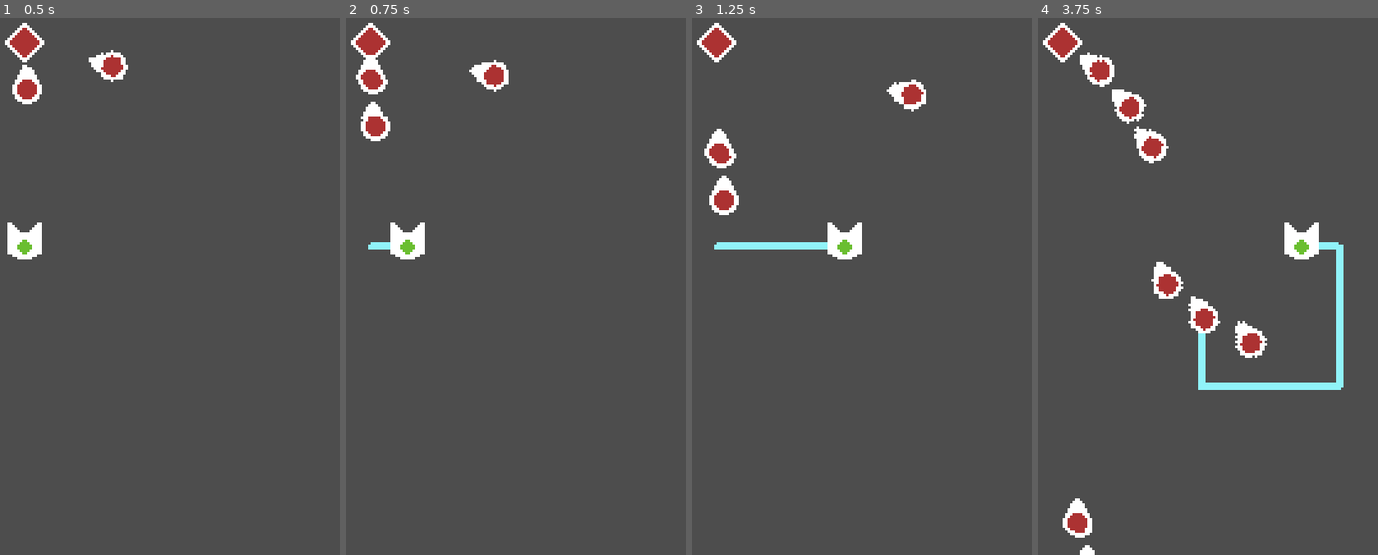
Above: before the commit, frames 1-4 (left to right).
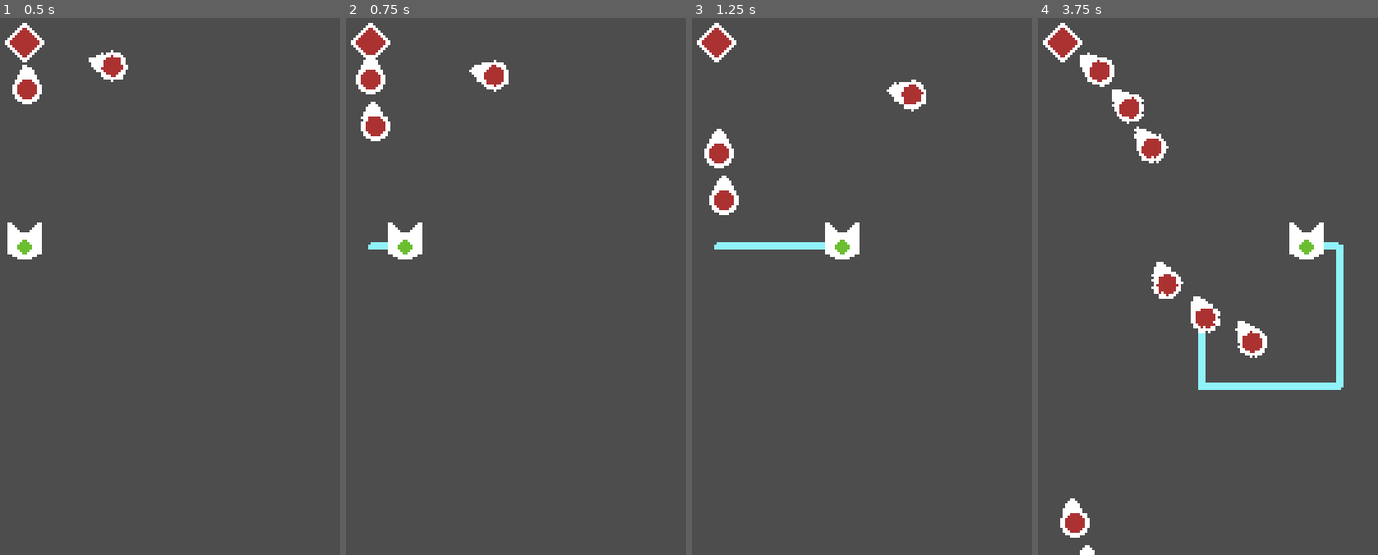
Above: after the commit, the same moments.

Repository: kennethbchen/Bullet-Wrangler-Game
Game: Godot game, scene res://Game.tscn
Same seed, same stepped clock (60 frames per second), same inputs: the game is played once before the commit and once after it.
Inputs:
- Up to frame 1 (0.5 s): no input
- Up to frame 2 (0.75 s): hold D (Right) from 0.53 s (still down); hold Space (Attack) from 0.53 s (still down)
- Up to frame 3 (1.25 s): keep holding D (Right); keep holding Space (Attack)
- Up to frame 4 (3.75 s): release D (Right) at 1.28 s; release Space (Attack) at 1.28 s; hold S (Down) 1.28-2.03 s; tap Space (Attack) at 1.35, 2.85 s; hold D (Right) 2.03-2.78 s; hold Space (Attack) 2.03-2.78 s; hold W (Up) 2.78-3.53 s; hold A (Left) from 3.53 s (still down); hold Space (Attack) from 3.53 s (still down)

Frame 1 is identical in both runs. In frame 2, 0.2% of the frame differs, in the area x 2-24%, y 11-45%; in frame 3, 0.2%; in frame 4, 0.9%, in the area x 6-85%, y 6-97%.

Commit message:
Changed player and enemy to characterbody2d for wall collision

Diff:
--- a/Game.tscn
+++ b/Game.tscn
@@ -14,8 +14,28 @@
 [ext_resource type="Script" path="res://Scripts/Enemy.gd" id="12_dhr3g"]
 [ext_resource type="Texture2D" uid="uid://3qdggpkx14la" path="res://Sprites/Enemy.png" id="12_nsuc7"]
 
-[sub_resource type="CircleShape2D" id="CircleShape2D_njttx"]
+[sub_resource type="WorldBoundaryShape2D" id="WorldBoundaryShape2D_7uytu"]
+
+[sub_resource type="WorldBoundaryShape2D" id="WorldBoundaryShape2D_mlu26"]
+normal = Vector2(-1, 0)
+
+[sub_resource type="WorldBoundaryShape2D" id="WorldBoundaryShape2D_rexeu"]
+normal = Vector2(1, 0)
+
+[sub_resource type="WorldBoundaryShape2D" id="WorldBoundaryShape2D_y8ugp"]
+normal = Vector2(0, 1)
+
+[sub_resource type="RectangleShape2D" id="RectangleShape2D_eq0el"]
+size = Vector2(16, 16)
+
+[sub_resource type="CircleShape2D" id="CircleShape2D_puqmc"]
 radius = 3.0
+
+[sub_resource type="CircleShape2D" id="CircleShape2D_bfl4m"]
+radius = 8.0
+
+[sub_resource type="CircleShape2D" id="CircleShape2D_hhbvq"]
+radius = 7.0
 
 [sub_resource type="Resource" id="Resource_s47om"]
 script = ExtResource("10_ysd5r")
@@ -31,14 +51,45 @@
 spawn_cycles = 3
 step_cycles = 1
 
-[sub_resource type="CircleShape2D" id="CircleShape2D_hhbvq"]
-radius = 7.0
-
 [node name="Game" type="Node2D"]
 
-[node name="Player" type="Area2D" parent="."]
+[node name="GameWalls" type="StaticBody2D" parent="."]
+collision_layer = 4
+collision_mask = 0
+
+[node name="1" type="CollisionShape2D" parent="GameWalls"]
+position = Vector2(128, 256)
+shape = SubResource("WorldBoundaryShape2D_7uytu")
+
+[node name="2" type="CollisionShape2D" parent="GameWalls"]
+position = Vector2(256, 128)
+shape = SubResource("WorldBoundaryShape2D_mlu26")
+
+[node name="3" type="CollisionShape2D" parent="GameWalls"]
+position = Vector2(0, 128)
+shape = SubResource("WorldBoundaryShape2D_rexeu")
+
+[node name="4" type="CollisionShape2D" parent="GameWalls"]
+position = Vector2(128, 0)
+shape = SubResource("WorldBoundaryShape2D_y8ugp")
+
+[node name="Player" type="CharacterBody2D" parent="."]
 position = Vector2(128, 128)
+collision_layer = 0
+collision_mask = 4
 script = ExtResource("1_wwex1")
+
+[node name="Bounds" type="CollisionShape2D" parent="Player"]
+shape = SubResource("RectangleShape2D_eq0el")
+
+[node name="Hurtbox" type="Area2D" parent="Player"]
+collision_layer = 0
+collision_mask = 3
+metadata/Area2DType = "Hurtbox"
+
+[node name="HurtboxShape" type="CollisionShape2D" parent="Player/Hurtbox"]
+position = Vector2(0, 3)
+shape = SubResource("CircleShape2D_puqmc")
 
 [node name="HealthSystem" parent="Player" instance=ExtResource("2_1fmnw")]
 
@@ -68,14 +119,20 @@
 position = Vector2(0, 3)
 texture = ExtResource("4_7p6tv")
 
-[node name="Hurtbox" type="CollisionShape2D" parent="Player"]
-position = Vector2(0, 3)
-shape = SubResource("CircleShape2D_njttx")
-
-[node name="Enemy" type="Area2D" parent="." node_paths=PackedStringArray("target_node")]
+[node name="Enemy" type="CharacterBody2D" parent="." node_paths=PackedStringArray("target_node")]
 position = Vector2(128, 48)
 script = ExtResource("12_dhr3g")
 target_node = NodePath("../Player")
+
+[node name="Bounds" type="CollisionShape2D" parent="Enemy"]
+shape = SubResource("CircleShape2D_bfl4m")
+
+[node name="Hurtbox" type="Area2D" parent="Enemy"]
+collision_layer = 0
+collision_mask = 2
+
+[node name="HurtboxShape" type="CollisionShape2D" parent="Enemy/Hurtbox"]
+shape = SubResource("CircleShape2D_hhbvq")
 
 [node name="HealthSystem" parent="Enemy" instance=ExtResource("2_1fmnw")]
 max_health = 6
@@ -97,10 +154,9 @@
 [node name="Sprite" type="Sprite2D" parent="Enemy"]
 texture = ExtResource("12_nsuc7")
 
-[node name="Hurtbox" type="CollisionShape2D" parent="Enemy"]
-shape = SubResource("CircleShape2D_hhbvq")
-
-[connection signal="area_entered" from="Player" to="Player" method="_on_area_entered"]
+[connection signal="area_entered" from="Player/Hurtbox" to="Player" method="_on_hurtbox_area_entered"]
+[connection signal="body_entered" from="Player/Hurtbox" to="Player" method="_on_hurtbox_body_entered"]
 [connection signal="health_zeroed" from="Player/HealthSystem" to="Player" method="_on_health_zeroed"]
 [connection signal="loop_created" from="Player/AttackSystem/LineDrawer" to="Player/AttackSystem" method="_on_loop_created"]
+[connection signal="area_entered" from="Enemy/Hurtbox" to="Enemy" method="_on_hurtbox_area_entered"]
 [connection signal="health_zeroed" from="Enemy/HealthSystem" to="Enemy" method="_on_health_zeroed"]
--- a/Projectile.tscn
+++ b/Projectile.tscn
@@ -16,5 +16,3 @@
 
 [node name="CollisionShape2D" type="CollisionShape2D" parent="."]
 shape = SubResource("CircleShape2D_xthn4")
-
-[connection signal="area_entered" from="." to="." method="_on_area_entered"]
--- a/Scripts/Enemy.gd
+++ b/Scripts/Enemy.gd
@@ -1,4 +1,4 @@
-extends Area2D
+extends CharacterBody2D
 
 class_name Enemy
 
@@ -14,11 +14,18 @@
 func _process(delta):
 	pass
 
-func _on_area_entered(area : Area2D):
-	pass
-
 func take_damage(damage: int):
 	health_system.change_health(-abs(damage))
 
 func _on_health_zeroed():
 	queue_free()
+
+func _on_hurtbox_area_entered(area: Area2D):
+
+	if area is Projectile:
+
+		var proj = area as Projectile
+
+		if proj.can_damage(self):
+			take_damage(1)
+			proj.queue_free()
--- a/Scripts/Player.gd
+++ b/Scripts/Player.gd
@@ -1,4 +1,4 @@
-extends Area2D
+extends CharacterBody2D
 
 @export var speed: float = 75
 
@@ -33,15 +33,28 @@
 	if Input.is_action_pressed("Attack"):
 		attack_system.try_attack()
 
-	position += input_dir * speed * delta
+func _physics_process(delta):
 
-func _on_area_entered(area : Area2D):
-	if area is Enemy:
-		take_damage(-1)
+	velocity = input_dir * speed
+	move_and_slide()
 
 func take_damage(damage: int):
-	print("ow")
 	health_system.change_health(-abs(damage))
 
 func _on_health_zeroed():
 	print("ded")
+
+func _on_hurtbox_area_entered(area: Area2D):
+
+	if area is Projectile:
+
+		var proj = area as Projectile
+
+		if proj.can_damage(self):
+			take_damage(1)
+			proj.queue_free()
+
+func _on_hurtbox_body_entered(body: Node2D):
+
+	if body is Enemy:
+		take_damage(1)
--- a/Scripts/Projectile.gd
+++ b/Scripts/Projectile.gd
@@ -57,11 +57,5 @@
 		speed = speed + 80
 		)
 
-func _on_area_entered(area: Area2D):
-
-	if area == current_owner:
-		return
-
-	if area.has_method("take_damage"):
-		area.take_damage(1)
-		queue_free()
+func can_damage(node: Node2D) -> bool:
+	return node != current_owner
--- a/project.godot
+++ b/project.godot
@@ -64,6 +64,7 @@
 
 2d_physics/layer_1="Entities"
 2d_physics/layer_2="Attacks"
+2d_physics/layer_3="Walls"
 
 [rendering]
 
Not shown: 1 places in Game.tscn that only renumber resources
